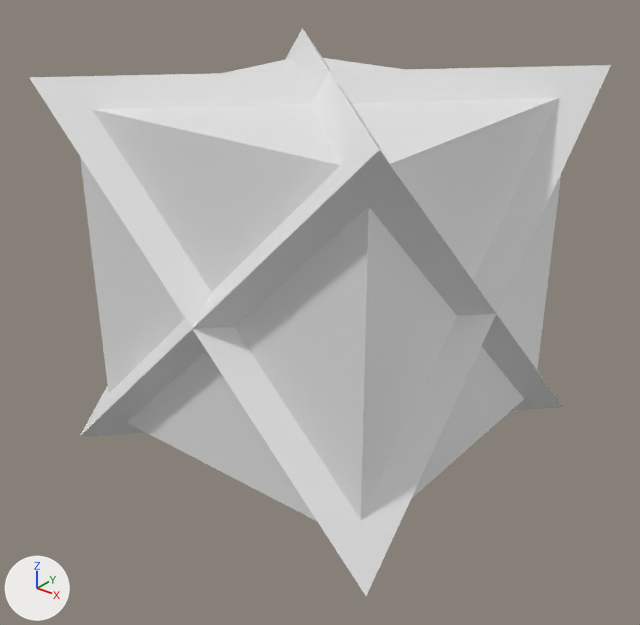
Two versions of the glTF model juego/models/horseman_blue.glb, one commit apart.
Before and after are seen from a 50 mm camera at (3.11, -3.98, 3.26) aimed at (0.04, -0.14, 0.88). Every picture has the same lights, and +X, +Y and +Z are marked at lower left. Vertices at the same position are counted once.

In view in the first picture: 'Cube', 'export (4)'.
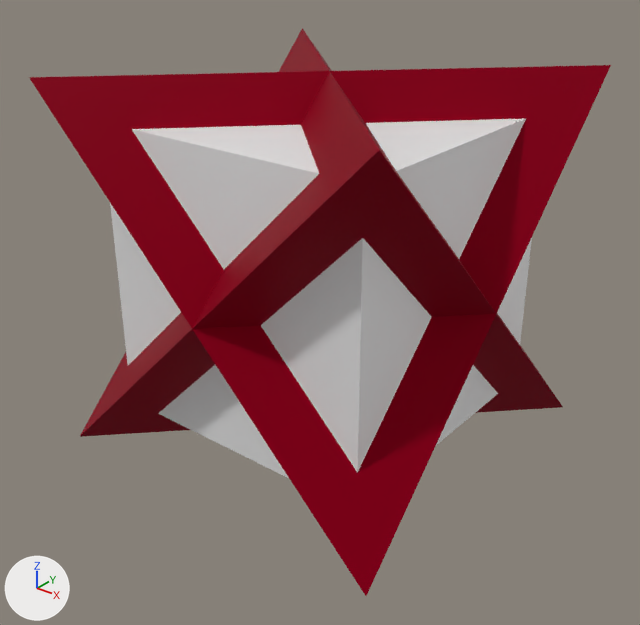
The newer file is also rescaled (x1.109), turned or shifted as a whole; pictures and numbers use the older file's frame.

What the commit changed:
Picture 'Image_1.001' (img_image_1_001) is new.
Picture 'Image_1' (img_image_1) is new.
Picture 'Image_0' (img_image_0) is new.
Material '50' (mat_50) is new.
Uses the picture img_image_0.
Uses the picture img_image_1.
Uses the picture img_image_1_001.
me_export__4 has 14 vertices, 20 faces and spans x -11.5..11.5, y -11.5..11.5, z -11.5..11.5.
me_export__4 is used by ob_export__4; location (0.0, 0.0, 1.16); scale (0.1, 0.1, 0.1).
me_export__4 part 1: vertex colours changed.
me_export__4 now uses material mat_50.
Object 'Cube' (ob_cube) is rescaled from (1.0, 1.0, 1.0) to (0.902, 0.902, 0.902).

Where the change shows, as pixel boxes (x1, y1, x2, y2) in the pictures (640 x 625 px):
'export (4)', recoloured (white to red)
    both: (29, 28, 611, 596)
'Cube', rescaled
    before: (80, 58, 561, 521)
    after: (110, 119, 532, 478)
